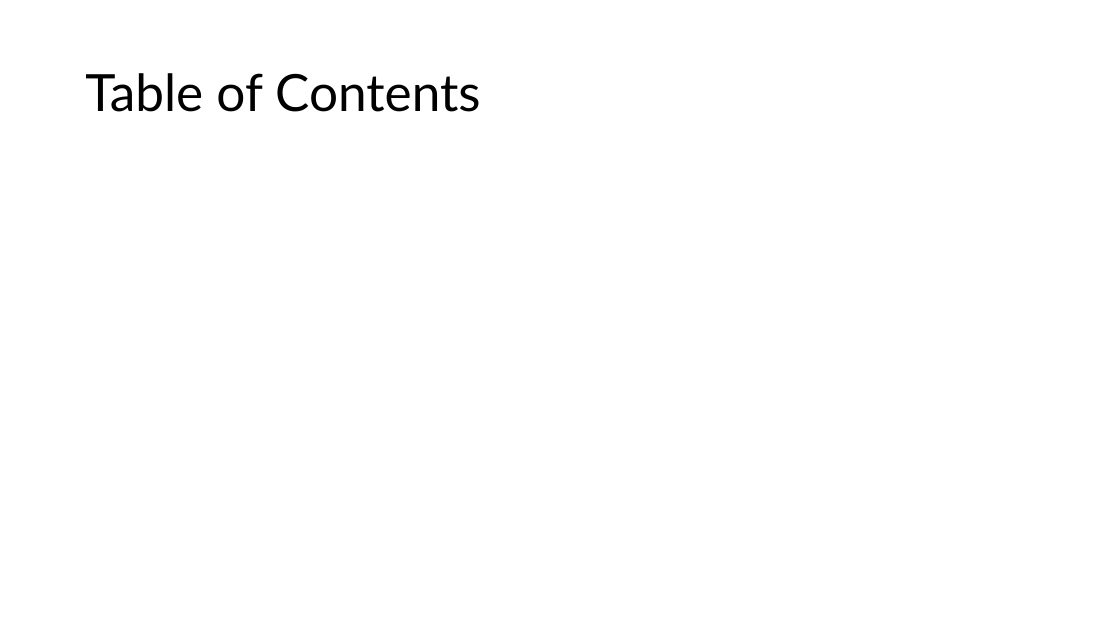
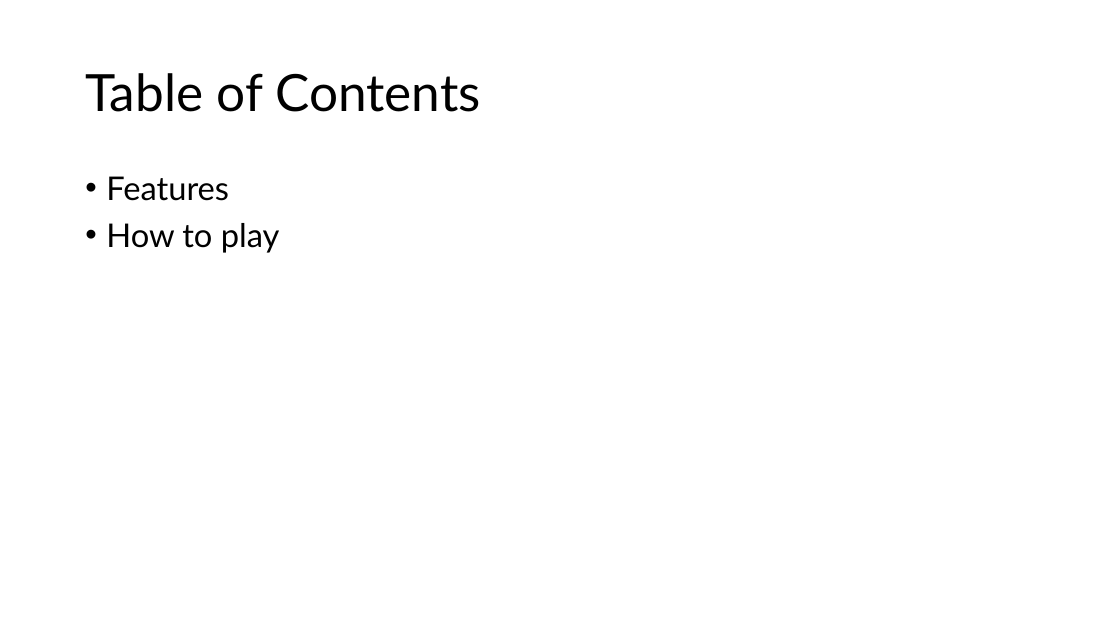
Before and after one commit to 5tarlight/c-programming-2025, a slide deck: slide 2 of materials/기말과제 제안 발표.pptx. Drawn at 1120x630 pixels with LibreOffice and Linux fonts; fonts in the diff are those of the drawing. Boxes give left, top, right and bottom in pixels: in the first picture for what was removed or moved away, otherwise in the second. Text is boxed around its words. In the diff, an @@ line names an element or a change of style, - is before the commit and + after.

```diff
--- a/materials/기말과제 제안 발표.pptx
+++ b/materials/기말과제 제안 발표.pptx
@@ text added at [106,176,280,253], 28 pt, text #000000 @@
+• Features
+• How to play
```
Also in this commit, not shown: 1 other slide changed, 7 slides added.
